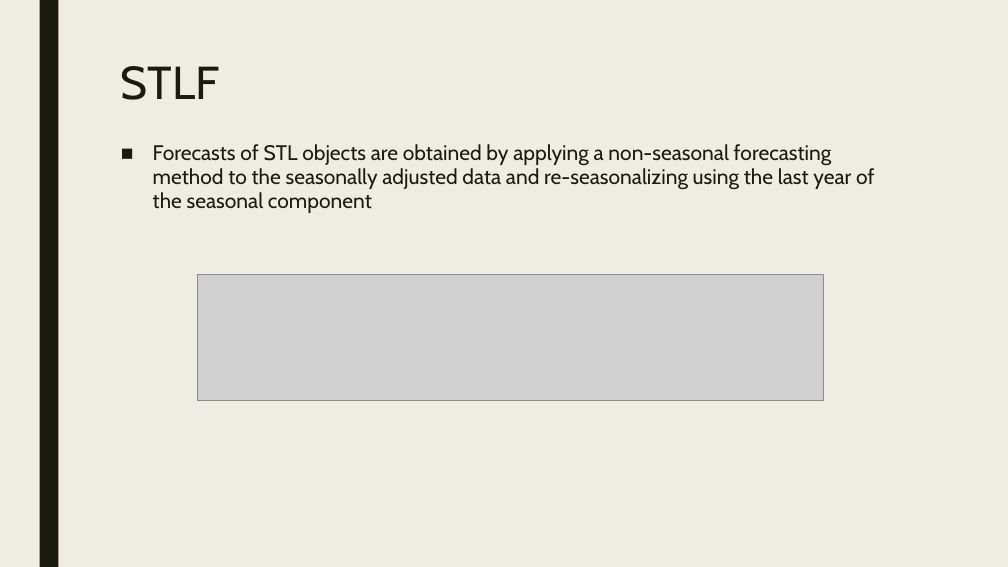
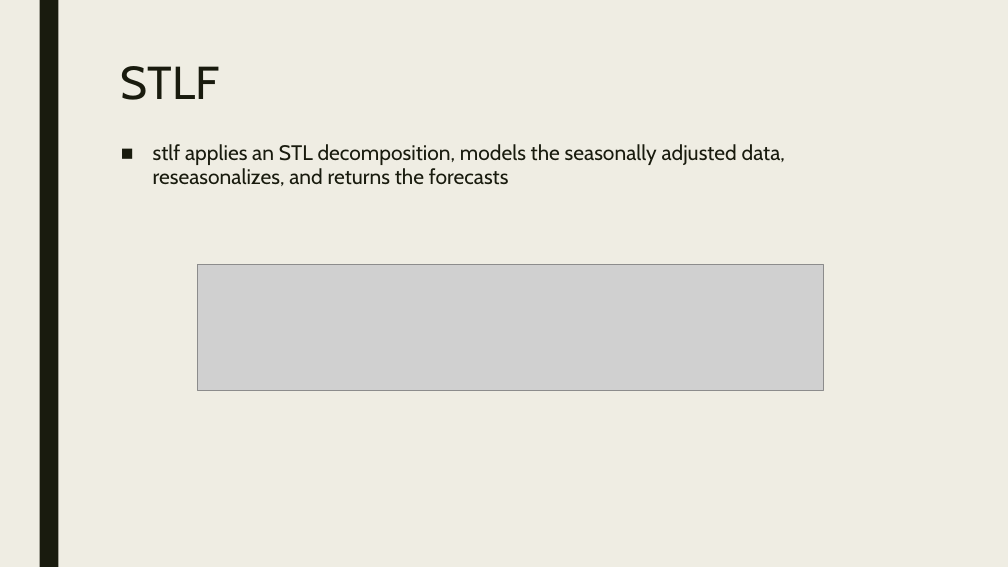
Before and after one commit to nycdatasci/bootcamp005_project, a slide deck: slide 12 of Project5-Capstone/Walmart/Walmart.pptx. Drawn at 1008x567 pixels with LibreOffice and Linux fonts; fonts in the diff are those of the drawing; grey boxes stand for pictures. Boxes give left, top, right and bottom in pixels: in the first picture for what was removed or moved away, otherwise in the second. Text is boxed around its words. In the diff, an @@ line names an element or a change of style, - is before the commit and + after.

Commit message:
presentation

```diff
--- a/Project5-Capstone/Walmart/Walmart.pptx
+++ b/Project5-Capstone/Walmart/Walmart.pptx
@@ text at [153,144,785,186]: text changed @@
-■ Forecasts of STL objects are obtained by applying a non-seasonal forecasting method to the seasonally adjusted data and re-seasonalizing using the last year of the seasonal component
+■ stlf applies an STL decomposition, models the seasonally adjusted data, reseasonalizes, and returns the forecasts
@@ picture: place and size @@
-picture at [197,274,823,400]
+picture at [197,265,823,391]
```
